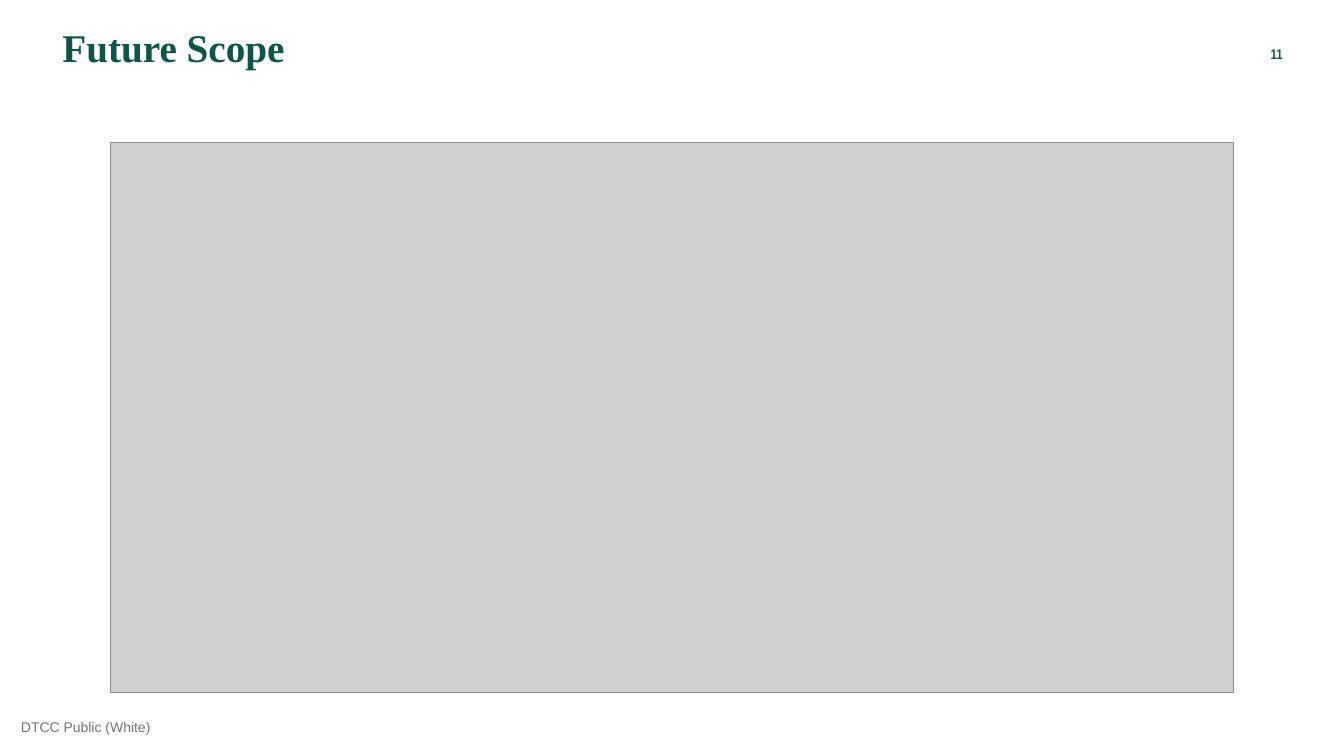
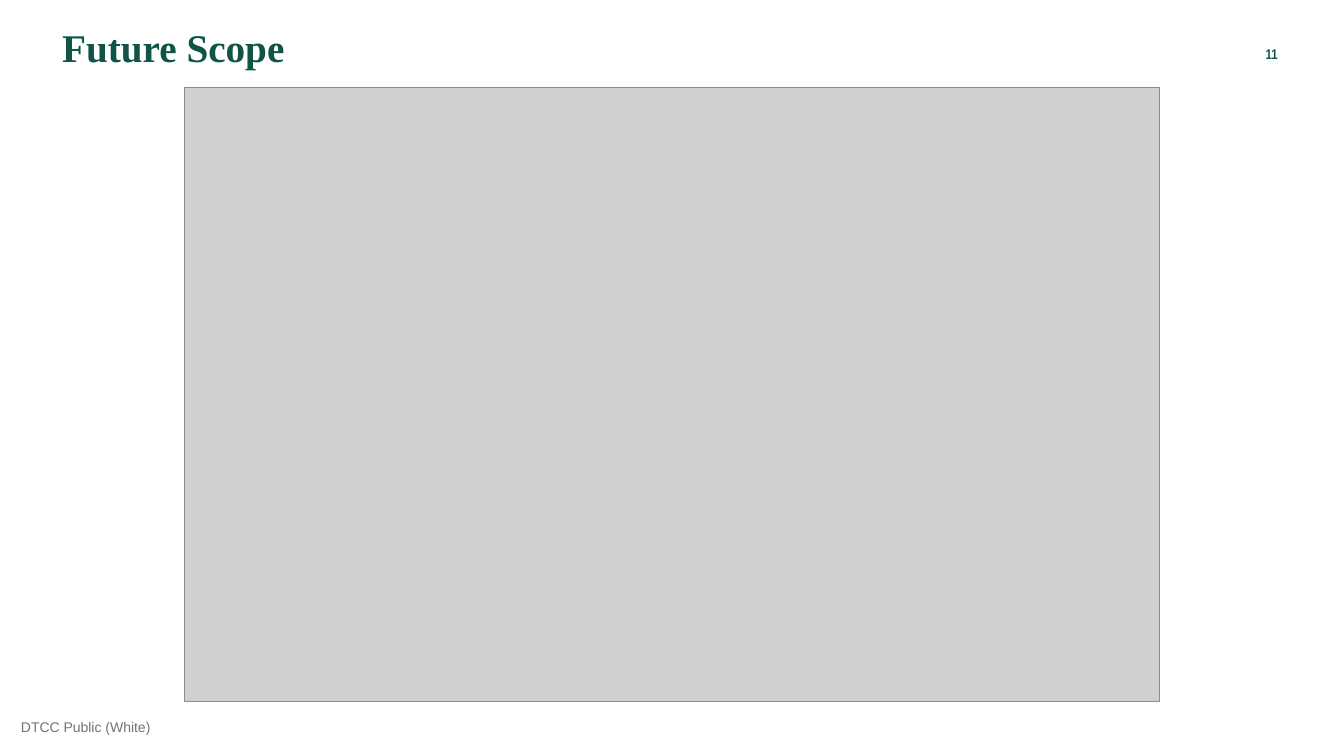
Before and after one commit to finos-labs/dtcch-2025-broadridge-aws, a slide deck: slide 11 of deck/BR-AWS_DTCC AI Hackathon.pptx. Drawn at 1344x756 pixels with LibreOffice and Linux fonts; fonts in the diff are those of the drawing; grey boxes stand for pictures. Boxes give left, top, right and bottom in pixels: in the first picture for what was removed or moved away, otherwise in the second. Text is boxed around its words. In the diff, an @@ line names an element or a change of style, - is before the commit and + after.

```diff
--- a/deck/BR-AWS_DTCC AI Hackathon.pptx
+++ b/deck/BR-AWS_DTCC AI Hackathon.pptx
@@ page number added at [1266, 49, 1278, 59], 10 pt, text #0E5447, bold @@
+  11
@@ page number removed at [1271, 49, 1283, 59] @@
-  11
@@ picture: place and size @@
-picture at [111, 142, 1234, 693]
+picture at [185, 88, 1160, 702]
```
Also in this commit, not shown: 11 other slides changed.
